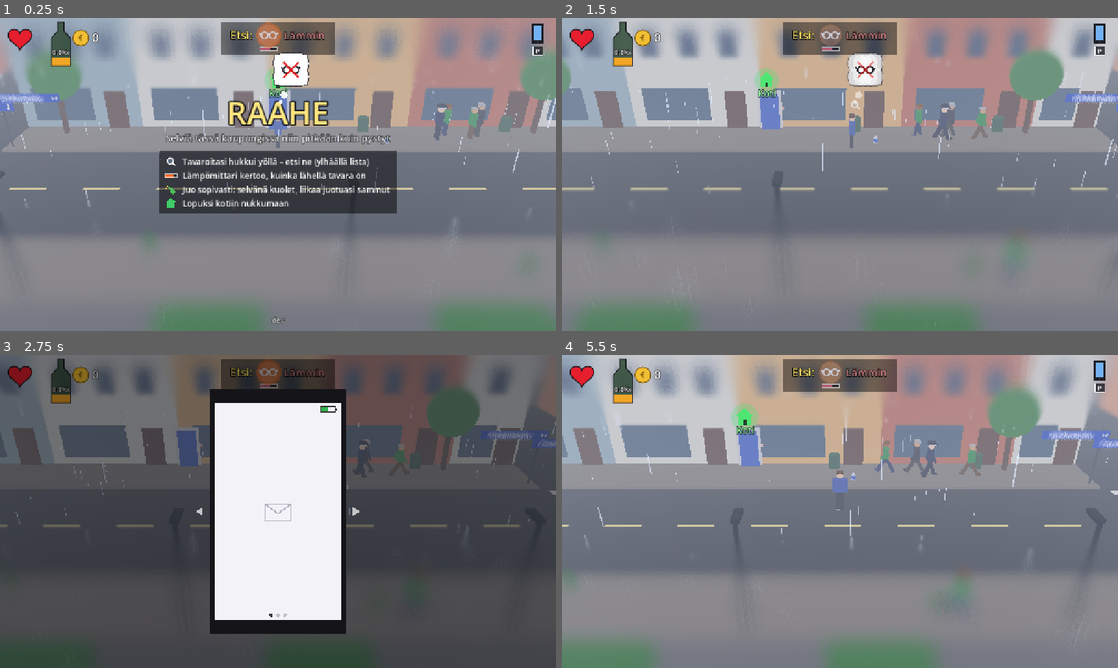
Above: before the commit, frames 1-4 (two rows, left to right).
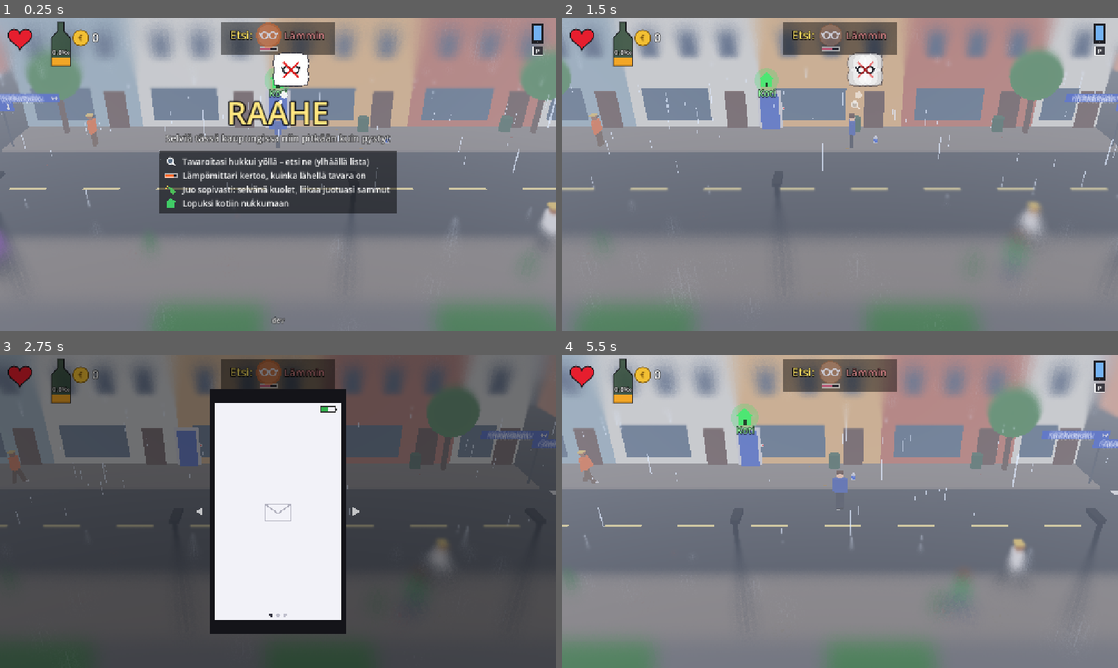
Above: after the commit, the same moments.

Repository: Ecculi/GoodMorningMoonshine
Game: Godot game, scene res://scenes/main.tscn
The game is run twice, just before and just after one commit, with the same random seed, the same clock (stepped at 60 frames per second) and the same inputs.
Inputs (mouse positions are in pixels of both pictures, inside the frame that each line leads up to):
- Up to frame 1 (0.25 s): no input
- Up to frame 2 (1.5 s): tap Enter at 0.5 s; move the mouse to (962, 158) at 0.52 s; hold Right (move_right) 0.53-1.25 s; hold Shift (run) 0.53-1.25 s; click (962, 158) at 0.67 s; drag from (728, 190) to (812, 237) at 1.27 s
- Up to frame 3 (2.75 s): move the mouse to (333, 442) at 2.02 s; hold Right (move_right) from 2.03 s (still down); hold Shift (run) from 2.03 s (still down); tap P (phone) at 2.1 s
- Up to frame 4 (5.5 s): release Right (move_right) at 2.75 s; release Shift (run) at 2.75 s; drag from (812, 574) to (673, 464) at 2.77 s; move the mouse to (1006, 558) at 3.52 s; hold Left (move_left) 3.53-4.25 s; hold Shift (run) 3.53-4.25 s; tap Z at 3.6 s; tap F1 (help) at 4.15 s; drag from (673, 464) to (756, 433) at 4.27 s; move the mouse to (867, 511) at 5.02 s; hold Down (move_down) from 5.03 s (still down); hold Shift (run) from 5.03 s (still down); tap Tab at 5.1 s; click (867, 511) at 5.17 s

The runs differ from the first frame. In frame 1, 0.9% of the frame differs, in the area x 0-100%, y 26-81%; in frame 2, 1.0%, in the area x 4-87%, y 26-70%; in frame 3, 0.5%; in frame 4, 1.0%.

Commit message:
Fight feel: hit stop, shake, flinch, stagger; dodge & counter; combo; opponent styles; turn-taking (#40)
Co-Authored-By: Claude Opus 5.5 <noreply@anthropic.com>
Claude-Session: https://claude.ai/code/session_014p1PeeGbmYxJmsVU4HYhz4

Diff:
--- a/scripts/game_state.gd
+++ b/scripts/game_state.gd
@@ -123,6 +123,13 @@
 var active := false
 ## Delta time for everything that lives in the game world (0 when frozen).
 var world_dt := 0.0
+## Seconds the world stays frozen after a landed punch ("hit stop").
+var hit_stop_t := 0.0
+
+
+## A tiny freeze when a punch lands, so it feels like it connects.
+func hit_stop(t: float) -> void:
+	hit_stop_t = maxf(hit_stop_t, t)
 ## True during death and day-change screens.
 var over := false
 
@@ -217,6 +224,10 @@
 		world_dt = delta
 	else:
 		world_dt = 0.0
+	if hit_stop_t > 0.0:
+		hit_stop_t -= delta
+		world_dt = 0.0
+		return
 	if not active:
 		return
 
--- a/scripts/main.gd
+++ b/scripts/main.gd
@@ -147,6 +147,7 @@
 	_update_traffic()
 	var target_x := clampf(player.position.x, -10.0, 10.0)
 	camera.position.x = lerpf(camera.position.x, target_x, 1.0 - exp(-4.0 * delta))
+	_update_shake(delta)
 	_update_sun()
 	_update_focus(delta)
 	tilt_mat.set_shader_parameter("double_vision", _towards_passout(2.3))
@@ -1031,6 +1032,23 @@
 	# Guards, beggars and drunks stay put; whoever walks off is replaced
 	# by an ordinary passer-by (punks only come as a gang).
 	_spawn_npc(true, role if role == "police" else "civ")
+
+
+## Screen shake strength in metres; dies away quickly.
+var _shake := 0.0
+
+
+## A short jolt of the camera (a punch landing, a hit taken).
+func shake(amount: float) -> void:
+	_shake = maxf(_shake, amount)
+
+
+func _update_shake(delta: float) -> void:
+	if _shake <= 0.0:
+		return
+	_shake = move_toward(_shake, 0.0, delta * 0.9)
+	camera.h_offset = randf_range(-1.0, 1.0) * _shake
+	camera.v_offset = randf_range(-1.0, 1.0) * _shake * 0.6
 
 
 func popup(text: String, pos: Vector3, color: Color, size := 1.0) -> void:
--- a/scripts/npc.gd
+++ b/scripts/npc.gd
@@ -88,6 +88,18 @@
 
 var _windup := -1.0
 var _cooldown := 0.0
+## Fighting style: "normal", "quick" (fast, weak punches, backs off after
+## each one), "heavy" (slow, always visible wind-up, hits hard) or
+## "circler" (comes at you from the side, along the depth of the street).
+var style := "normal"
+var _windup_time := WINDUP
+var _cooldown_time := ATTACK_COOLDOWN
+var _side := 1.0
+## Seconds left of being wide open after a swing that missed: the
+## player's punch does double damage (a counter).
+var _open_t := 0.0
+## Lean from a hit (radians, + = backwards); fades out.
+var _flinch := 0.0
 var _timer := 0.0
 var _knock := 0.0
 var _mark: Label3D
@@ -208,6 +220,7 @@
 			model = PersonModel.new(SHIRTS[rng.randi() % SHIRTS.size()], PANTS[rng.randi() % PANTS.size()],
 				skin, HAIRS[rng.randi() % HAIRS.size()], rng.randf_range(0.92, 1.06))
 	add_child(model)
+	_pick_style(rng)
 	match role:
 		"police", "bouncer":
 			model.set_shoe_color(Color(0.05, 0.05, 0.06))
@@ -231,6 +244,40 @@
 	_mark.position = Vector3(0, 2.25, 0)
 	_mark.visible = false
 	add_child(_mark)
+
+
+## Opponents fight differently: some quick and weak, some slow and hard,
+## some come at you from the side.
+func _pick_style(rng: RandomNumberGenerator) -> void:
+	match role:
+		"guard", "bouncer":
+			style = "heavy"
+		"police":
+			style = "normal"
+		"punk":
+			style = ["quick", "circler", "normal"][rng.randi() % 3]
+		_:
+			var r := rng.randf()
+			style = "quick" if r < 0.3 else ("heavy" if r < 0.55 else ("circler" if r < 0.75 else "normal"))
+	_side = 1.0 if rng.randf() < 0.5 else -1.0
+	match style:
+		"quick":
+			_windup_time = 0.28
+			_cooldown_time = 0.9
+			hit_damage *= 0.6
+		"heavy":
+			_windup_time = 0.75
+			_cooldown_time = 1.8
+			hit_damage *= 1.6
+			telegraphs = true
+		"circler":
+			_windup_time = 0.4
+			_cooldown_time = 1.2
+
+
+## Missed a swing and is off balance for a moment.
+func is_open() -> bool:
+	return _open_t > 0.0 and state != S.KO
 
 
 func is_down() -> bool:
@@ -459,6 +506,7 @@
 		_rise_t -= dt
 		return
 	var start_pos := position
+	_open_t = maxf(0.0, _open_t - dt)
 	match state:
 		S.WALK:
 			_walk(dt)
@@ -554,6 +602,11 @@
 		_turn(position - start_pos - Vector3(_knock * dt, 0, 0), dt)
 	if role == "police" and state != S.KO:
 		_glance(dt)
+	# Leaning from a hit; straightens up again.
+	if _flinch != 0.0 and state != S.KO:
+		_flinch = move_toward(_flinch, 0.0, dt * 1.6)
+		var base: float = model.rotation.z if (role == "drunk" and state == S.WALK) else 0.0
+		model.rotation.z = base + _flinch
 
 
 ## Turn smoothly towards where this person is going (any direction, like
@@ -651,6 +704,12 @@
 	_cooldown -= dt
 
 	var target := Vector2(p.position.x - dir * 0.8, p.position.z)
+	if style == "quick" and _cooldown > _cooldown_time * 0.4:
+		# Backs off a step after punching.
+		target.x = p.position.x - dir * 2.0
+	elif style == "circler" and _windup < 0.0 and _cooldown > 0.0:
+		# Circles round, out to one side, before coming in.
+		target = Vector2(p.position.x - dir * 1.1, clampf(p.position.z + _side * 0.9, -7.3, 5.1))
 	var cur := Vector2(position.x, position.z)
 	if _windup >= 0.0:
 		# Winding up: keeps stepping after the player (a lunge), so just
@@ -660,15 +719,23 @@
 		position.x = lunge.x
 		position.z = lunge.y
 		model.animate(0.6, dt, 1.4)
-		if _windup >= WINDUP:
+		if _windup >= _windup_time:
 			_windup = -1.0
 			model.raise_arm(false)
-			model.punch()
-			_cooldown = ATTACK_COOLDOWN
+			model.punch(style == "heavy")
+			_cooldown = _cooldown_time * randf_range(0.85, 1.2)
 			dx = p.position.x - position.x
 			dz = p.position.z - position.z
 			if dx * dir > -0.2 and absf(dx) < 1.5 and absf(dz) < 0.6:
 				p.take_hit(hit_damage, position.x)
+				main.shake(0.12 if style == "heavy" else 0.06)
+			elif absf(dx) < 2.6 and absf(dz) < 2.0 and not p.is_helpless():
+				# Dodged: the swing goes through air and they stumble
+				# forward, wide open for a counter.
+				_open_t = OPEN_TIME
+				_knock = dir * 1.6
+				main.popup("?", position + Vector3(0, 2.1, 0), Color(0.8, 0.9, 1.0))
+			_side = -_side
 		return
 
 	if cur.distance_to(target) > 0.25:
@@ -679,10 +746,25 @@
 	else:
 		model.animate(0.0, dt)
 	# Close enough: start the punch (no need to stand right next to them).
-	if _cooldown <= 0.0 and absf(dx) < 1.4 and absf(dz) < 0.6:
+	# Only one opponent winds up at a time; the others wait their turn.
+	if _cooldown <= 0.0 and absf(dx) < 1.4 and absf(dz) < 0.6 and _open_t <= 0.0:
+		if _someone_else_swinging():
+			_cooldown = randf_range(0.3, 0.6)
+			return
 		_windup = 0.0
 		if telegraphs:
 			model.raise_arm(true)
+
+
+## Seconds an opponent stays open after a missed swing.
+const OPEN_TIME := 1.0
+
+
+func _someone_else_swinging() -> bool:
+	for n in main.npcs:
+		if n != self and is_instance_valid(n) and n._windup >= 0.0 and n.state == S.FIGHT:
+			return true
+	return false
 
 
 ## surprise: punched from behind (see is_back_turned). `floor_them` (a
@@ -695,10 +777,17 @@
 	hp -= dmg
 	if surprise and floor_them and not is_lawman():
 		hp = mini(hp, 0)
-	_knock = 3.5 * knock_mult * signf(position.x - attacker.position.x)
+	var away := signf(position.x - attacker.position.x)
+	_knock = 3.5 * knock_mult * away
 	_windup = -1.0
+	_open_t = 0.0
 	model.raise_arm(false)
-	main.popup("*", position + Vector3(0, 1.7, 0), Color(1, 0.9, 0.4))
+	# Lean away from the blow: backwards if hit from the front, forwards
+	# if from behind; harder blows bend further.
+	var facing_x: float = cos(model.rotation.y)
+	var back := 1.0 if facing_x * away <= 0.0 else -1.0
+	_flinch = back * clampf(0.18 + 0.1 * dmg * knock_mult, 0.2, 0.6)
+	main.popup("*", position + Vector3(0, 1.7, 0), Color(1, 0.9, 0.4), 1.0 + 0.25 * dmg)
 	if attacker == main.player:
 		main.report_crime(position, false)
 	if attacker == main.player:
@@ -706,7 +795,6 @@
 	if hp <= 0:
 		# Cars throw people much further than fists.
 		# Knocked away from the punch.
-		var away := signf(position.x - attacker.position.x)
 		var push := Vector3(away * randf_range(1.3, 1.8), randf_range(1.3, 1.8), randf_range(-0.3, 0.3))
 		if attacker.has_method("_check_hits"):
 			push = Vector3(attacker.dir * 7.0, 3.5, randf_range(-0.8, 0.8))
@@ -735,6 +823,10 @@
 	elif not is_lawman():
 		provoke()
 		_cooldown = maxf(_cooldown, 0.5)
+		if dmg >= 3:
+			# A hard blow: reels for a moment and can't hit back.
+			state = S.STUNNED
+			_timer = 0.8
 	else:
 		# Hitting police or a guard only staggers them for a moment.
 		state = S.STUNNED
@@ -891,6 +983,8 @@
 ## face_down: a direction to topple the rag doll over forwards (fall on
 ## the face); zero = the usual random tumble.
 func _knock_out(push := Vector3(0, 1.5, 0), face_down := Vector3.ZERO) -> void:
+	_flinch = 0.0
+	_open_t = 0.0
 	model.turn_head(0.0)  # the rag doll copies the head straight
 	state = S.KO
 	_timer = 0.0
--- a/scripts/player.gd
+++ b/scripts/player.gd
@@ -994,15 +994,32 @@
 	if dmg > 0 and charge >= 1.0:
 		dmg += 1
 	var full := charged and charge >= 1.0
+	# Counter: the opponent just swung and missed (see npc.is_open).
+	var counter: bool = target.has_method("is_open") and target.is_open()
+	# Combo: the third hit in a row, each within COMBO_WINDOW of the last,
+	# lands extra hard and knocks them flying.
+	_combo = _combo + 1 if _clock - _combo_last < COMBO_WINDOW else 1
+	_combo_last = _clock
+	var knock := 1.0 + charge
+	if _combo >= 3:
+		_combo = 0
+		dmg = maxi(dmg, 1) + 1
+		knock += 1.5
+		main.popup("×3", target.position + Vector3(0, 2.4, 0), Color(1, 0.75, 0.25), 1.6)
 	if surprise:
 		# Double damage (even a hangover punch lands), and a fully charged
 		# one knocks out at once.
 		dmg = maxi(dmg, 1) * 2
 		main.popup("!", target.position + Vector3(0, 2.4, 0), Color(1, 0.35, 0.2), 2.2)
 		main.popup("*", target.position + Vector3(0, 1.4, 0), Color(1, 0.95, 0.5), 1.8)
-		target.take_hit(dmg, self, 1.0 + charge, true, full)
-	else:
-		target.take_hit(dmg, self, 1.0 + charge)
+	elif counter:
+		dmg = maxi(dmg, 1) * 2
+		main.popup("!", target.position + Vector3(0, 2.4, 0), Color(1, 0.85, 0.3), 1.8)
+	# Weight: a tiny freeze and a camera jolt, bigger for harder blows.
+	if dmg > 0:
+		GameState.hit_stop(0.04 + 0.025 * mini(dmg, 4))
+		main.shake(0.04 + 0.03 * mini(dmg, 4))
+	target.take_hit(dmg, self, knock, surprise, full)
 	if charged and charge >= 1.0 and target.is_down() and target.times_hit == 1:
 		GameState.unlock("ONE_PUNCH")
 
@@ -1012,6 +1029,11 @@
 ## too. It comes back slowly once you have neither punched nor run for
 ## REST_DELAY seconds.
 const SPAM_WINDOW := 0.7
+## Hits in a row count as a combo if each comes within this many seconds
+## of the last (slower than spamming, so a steady rhythm pays off).
+const COMBO_WINDOW := 1.2
+var _combo := 0
+var _combo_last := -10.0
 const SPAM_COST := 7.0
 ## Temporary health used per second of running: a full heart lasts
 ## about 33 s (six to seven blocks) of running.
@@ -1121,6 +1143,7 @@
 		return
 	_knock = Vector3(signf(position.x - from_x) * 4.0, 0.0, 0.0)
 	main.hud.flash_hurt()
+	_combo = 0
 	# The jacket softens blows.
 	if GameState.is_lost("jacket"):
 		dmg *= 1.3
Not shown, changed: DESIGN.md
